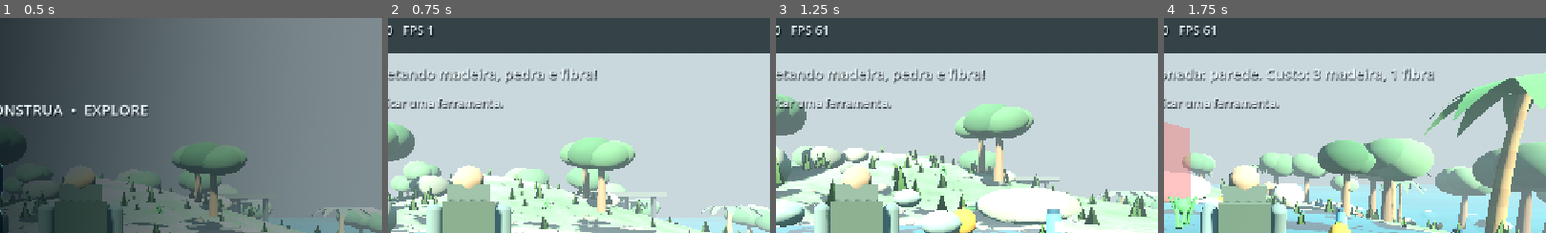
Above: before the commit, frames 1-4 (left to right).
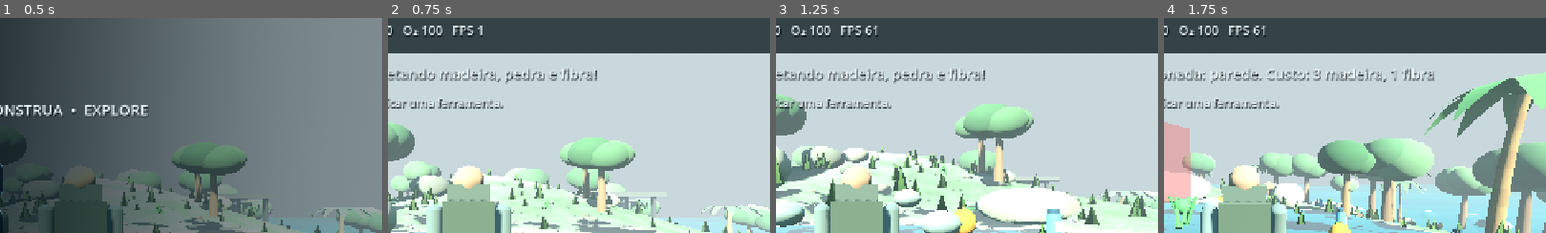
Above: after the commit, the same moments.

Repository: ronaldweker-prog/game
Game: Godot game, scene res://scenes/main.tscn
Same seed, same stepped clock (60 frames per second), same inputs: the game is played once before the commit and once after it.
Inputs (mouse positions are % of the whole screen's width and height, from its top left):
- Up to frame 1 (0.5 s): no input
- Up to frame 2 (0.75 s): click "NOVO MUNDO" at 0.5 s
- Up to frame 3 (1.25 s): no input
- Up to frame 4 (1.75 s): tap Enter at 1.25 s; move the mouse to (55, 50) at 1.27 s; hold W from 1.28 s (still down); hold Ctrl from 1.28 s (still down); click (55, 50) at 1.42 s; tap Space at 1.52 s; tap C at 1.55 s
The pictures show only the part of the screen within x 40-90%, y 7-57%; the shares and areas given below are measured in that part.

Frame 1 is identical in both runs. In frame 2, 0.6% of the frame differs, in the area x 4-25%, y 3-9%; in frame 3, 0.7%, in the area x 4-27%, y 3-9%; in frame 4, 0.7%.

Commit message:
Adicionar natação e mergulho básicos com oxigênio, controles touch e salvamento

Diff:
--- a/scripts/Main.gd
+++ b/scripts/Main.gd
@@ -42,6 +42,12 @@
 var chest_status: Label
 var stats := Vector3(100,100,100)
 var stamina := 100.0
+var oxygen := 100.0
+var swimming := false
+var swim_up_held := false
+var swim_down_held := false
+var swim_up_button: Button
+var swim_down_button: Button
 var jump_queued := false
 var sprint_held := false
 var time_of_day := 0.0
@@ -273,6 +279,24 @@
 		_btn(hud_panel,String(keys[i][0]),Vector2(812 + (i % 3) * 150,490 + int(i / 3) * 66),Vector2(140,58),func(): _action(method))
 	_btn(hud_panel,"MENU",Vector2(18,118),Vector2(116,48),func(): _show_menu(true))
 	_btn(hud_panel,"PORTA",Vector2(140,118),Vector2(125,48),func(): _open_door())
+	swim_up_button = Button.new()
+	swim_up_button.text = "SUBIR"
+	swim_up_button.position = Vector2(282,118)
+	swim_up_button.size = Vector2(132,48)
+	UI_SKIN.style_button(swim_up_button)
+	swim_up_button.button_down.connect(func(): swim_up_held = true)
+	swim_up_button.button_up.connect(func(): swim_up_held = false)
+	hud_panel.add_child(swim_up_button)
+	swim_down_button = Button.new()
+	swim_down_button.text = "MERGULHAR"
+	swim_down_button.position = Vector2(420,118)
+	swim_down_button.size = Vector2(152,48)
+	UI_SKIN.style_button(swim_down_button)
+	swim_down_button.button_down.connect(func(): swim_down_held = true)
+	swim_down_button.button_up.connect(func(): swim_down_held = false)
+	hud_panel.add_child(swim_down_button)
+	swim_up_button.visible = false
+	swim_down_button.visible = false
 	_make_chest_panel()
 	_btn(hud_panel,"PULAR",Vector2(296,616),Vector2(136,58),func(): _request_jump())
 	_btn(hud_panel,"INVESTIGAR",Vector2(445,616),Vector2(151,58),func(): _investigate_ruins())
@@ -462,6 +486,10 @@
 	building_system.call("clear_pieces")
 	stats = Vector3(100,100,100)
 	stamina = 100.0
+	oxygen = 100.0
+	swimming = false
+	swim_up_held = false
+	swim_down_held = false
 	ruins_visited = false
 	jump_queued = false
 	sprint_held = false
@@ -501,6 +529,7 @@
 				stats = Vector3(float(bars[0]),float(bars[1]),float(bars[2]))
 			time_of_day = float(d.get("time",0.0))
 			stamina = clampf(float(d.get("stamina",100.0)),0.0,100.0)
+			oxygen = clampf(float(d.get("oxygen",100.0)),0.0,100.0)
 			ruins_visited = bool(d.get("ruins_visited",false))
 			building_system.call("restore",d.get("modular_buildings",[]))
 			build_kind = str(d.get("build_kind","piso"))
@@ -693,7 +722,7 @@
 	var wildlife_positions := []
 	for animal in animals:
 		wildlife_positions.append([animal.position.x,animal.position.y,animal.position.z])
-	var data := {"wildlife_positions":wildlife_positions,"items …(326 unchanged characters)… person":first_person,"stamina":stamina,"ruins_visited":ruins_visited,"time":time …(110 unchanged characters)…
+	var data := {"wildlife_positions":wildlife_positions,"items …(326 unchanged characters)… person":first_person,"stamina":stamina,"oxygen":oxygen,"ruins_visited":ruins_visited,"time":time …(110 unchanged characters)…
 	for h in huts:
 		data["huts"].append([h.position.x,h.position.y,h.position.z])
 	var f := FileAccess.open(SAVE,FileAccess.WRITE)
@@ -712,11 +741,18 @@
 	sun.rotation.x = -0.7 + sin(time_of_day * float(setting("world", "day_cycle_speed", 0.025))) * 0.38
 	stats.y = maxf(0,stats.y - delta * float(setting("balance", "hydration_loss_per_second", 0.027)))
 	stats.z = maxf(0,stats.z - delta * float(setting("balance", "hunger_loss_per_second", 0.020)))
+	var head_submerged: bool = swimming and player.global_position.y + 1.15 < float(setting("world","ocean_level",-1.2))
+	oxygen = clampf(oxygen + (-4.0 if head_submerged else 18.0)*delta,0.0,100.0)
+	if head_submerged and oxygen <= 0.0:
+		stats.x = maxf(1.0,stats.x-2.0*delta)
 	if stats.y <= 0 or stats.z <= 0:
 		stats.x = maxf(1.0,stats.x - delta * float(setting("balance", "low_resources_health_loss", 0.1)))
-	status.text = "SAÚDE %.0f   ÁGUA %.0f   FOME %.0f   ENERGIA %.0f   FPS %d" % [stats.x,stats.y,stats.z,stamina,Engine.get_frames_per_second()]
+	status.text = "SAÚDE %.0f   ÁGUA %.0f   FOME %.0f   ENERGIA %.0f   O₂ %.0f   FPS %d" % [stats.x,stats.y,stats.z,stamina,oxygen,Engine.get_frames_per_second()]
 	if is_instance_valid(objective_label):
 		objective_label.text = _mission_text()
+	if is_instance_valid(swim_up_button):
+		swim_up_button.visible = swimming
+		swim_down_button.visible = swimming
 	if is_instance_valid(build_label):
 		build_label.text = ("OBRA: %s  %s" % [build_kind.to_upper(),cost_text(_build_cost())]) if build_mode else "CONSTRUIR: montar base modular"
 	if is_instance_valid(building_system):
@@ -744,10 +780,26 @@
 	stamina = clampf(stamina + (-15.0 if can_sprint else 9.0) * delta,0.0,100.0)
 	var dir := (player.transform.basis * Vector3(move.x,0,-move.y)).normalized()
 	if aboard and is_instance_valid(raft):
+		swimming = false
 		raft.position += dir * delta * float(setting("balance", "raft_speed", 4.0))
 		raft.position.y = -1.0
 		player.position = raft.position + Vector3(0,1.4,0)
 		player.velocity = Vector3.ZERO
+		return
+	swimming = player.position.y < float(setting("world","ocean_level",-1.2)) + 0.3
+	if swimming:
+		var vertical := 0.0
+		if swim_up_held or Input.is_key_pressed(KEY_SPACE) or jump_queued:
+			vertical += 1.0
+		if swim_down_held or Input.is_key_pressed(KEY_CTRL):
+			vertical -= 1.0
+		jump_queued = false
+		player.velocity.x = dir.x * 2.8
+		player.velocity.z = dir.z * 2.8
+		player.velocity.y = vertical * 2.6 + (0.08 if vertical == 0.0 else 0.0)
+		player.move_and_slide()
+		if player.position.y < -7.0:
+			player.position = Vector3(0,_height(0,24)+2.0,24)
 		return
 	var speed := float(setting("balance", "player_walk_speed", 5.0)) * (1.65 if can_sprint else 1.0)
 	player.velocity.x = dir.x * speed
